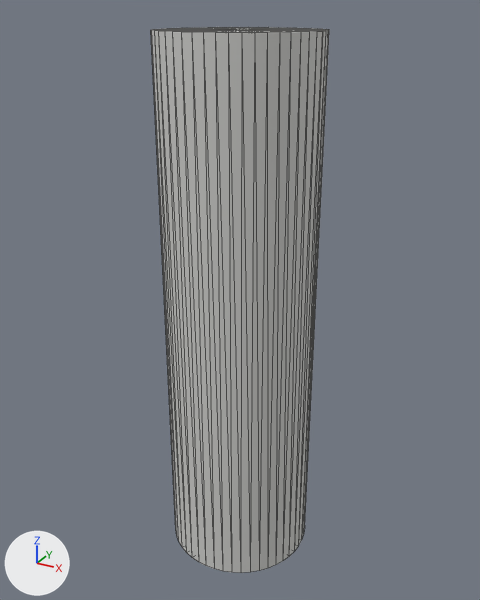
The glTF model w3-staging/lot10/details/296a83dc15d3431dcd10969c9ae6fcbb3c7e787e4a7b6ffdc5fce0676d71773c.glb, before and after one commit.
Camera for both pictures: a camera (50 mm lens) standing at (15.679, -6.958, 0.051) and looking at (14.791, -5.343, -0.757). The lights are fixed; the arrows at lower left show +X, +Y and +Z. The first picture is the older version. Mesh edges are drawn as thin lines. Vertices at exactly the same position are counted once.

Names of what the first picture shows: 'FD-L10-FTG-B3-09'.
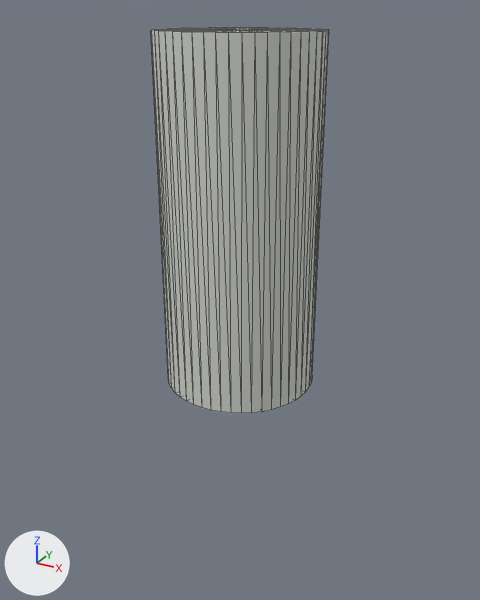
Changed parts and their boxes [x1, y1, x2, y2] in the pictures (480 x 600 px; the box of a moved part takes in the faces that stretch with it):
```json
{"object": "FD-L10-FTG-B3-09", "change": "reshaped", "before": [151, 27, 329, 573], "after": [151, 27, 329, 413], "on screen": "29% shorter"}
{"part": 1, "of": "me_fd_l10_ftg_b3_09", "change": "moved or reshaped", "before": [153, 32, 329, 573], "after": [153, 32, 329, 413]}
```

Edits to the scene script, one JSON object a line:
```json
{"block": "me_fd_l10_ftg_b3_09", "where": "# used by ob_fd_l10_ftg_b3_09; location = (0.0, 0.0, 0.0)"}
{"op": "remove", "block": "me_fd_l10_ftg_b3_09", "code": "me_fd_l10_ftg_b3_09.from_pydata(...)  # 194 vertices, 384 faces; spans x 14.57..15.02, y -5.59..-5.14, z -1.6..0.0"}
{"op": "add", "block": "me_fd_l10_ftg_b3_09", "code": "me_fd_l10_ftg_b3_09.from_pydata(...)  # 194 vertices, 384 faces; spans x 14.57..15.02, y -5.59..-5.14, z -1.0..0.0"}
{"block": "me_fd_l10_ftg_b3_09", "change": "me_fd_l10_ftg_b3_09 part 1: all 98 vertices in x 14.57..15.02, y -5.59..-5.14, z -1.6..-1.5 are moved by (0.0, 0.0, 0.6)"}
```
